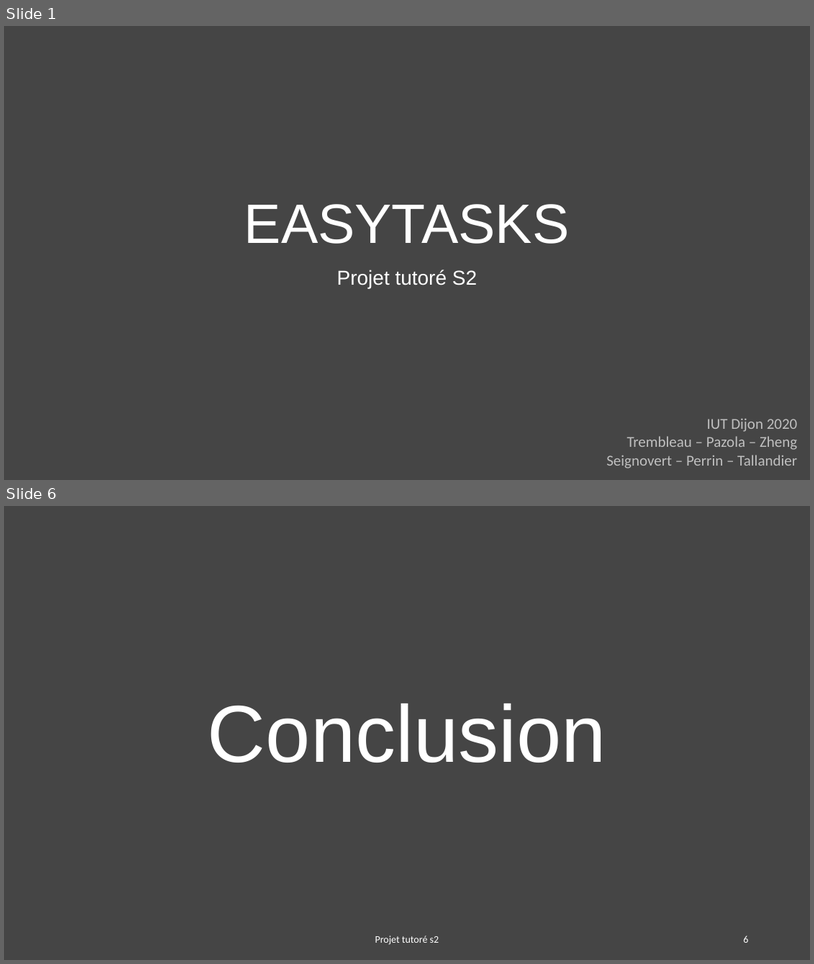
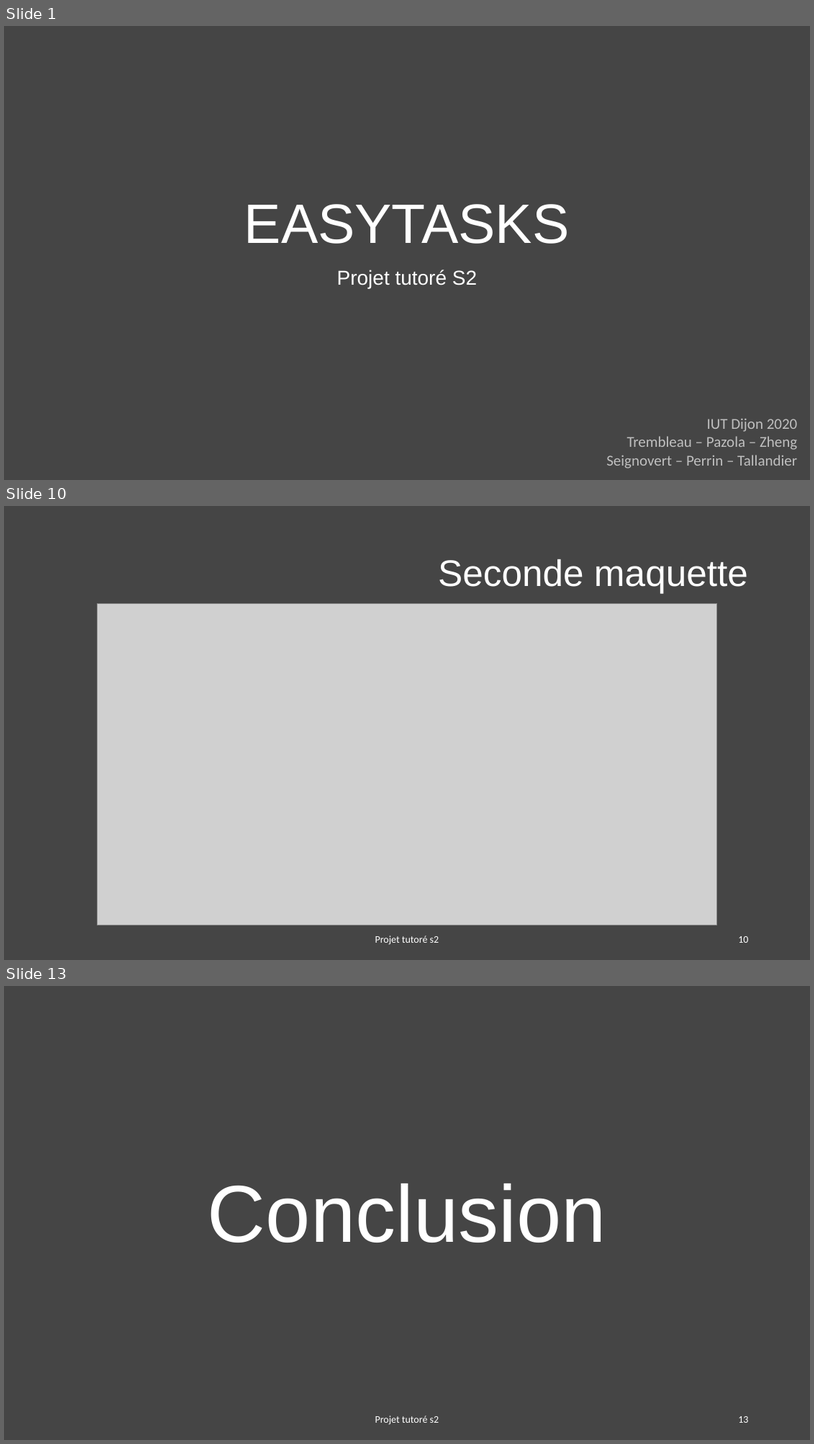
Before and after one commit to Spaicat/IUT-S2-EasyTasks, a slide deck: RDV/RDV1/EASYTASKS.pptx. Shown one above the other, each under a label of ours: slides 1 and 6 before the commit, slides 1, 10 and 13 after it; the slides between them are not shown. The pictures are 814x964 and 814x1444 pixels, drawn with LibreOffice and Linux fonts; fonts in the diff are those of the drawing; grey boxes stand for pictures. Boxes give left, top, right and bottom in pixels: in the first picture for what was removed or moved away, otherwise in the second. Text is boxed around its words. In the diff, an @@ line names an element or a change of style, - is before the commit and + after.

```diff
--- a/RDV/RDV1/EASYTASKS.pptx
+++ b/RDV/RDV1/EASYTASKS.pptx
@@ slide 10 added at (4,506,810,960), background #454545 @@
@@ title added at (438,559,748,593), 44 pt, text #FFFFFF @@
+Seconde maquette
@@ picture added at (97,603,718,924) @@
@@ text added at (376,935,440,944), 12 pt, text #FFFFFF @@
+Projet tutoré s2
@@ page number added at (738,936,748,942), 12 pt, text #FFFFFF @@
+10
@@ what was slide 6 is now slide 13 @@
@@ page number at (738,1416,748,1422): text changed @@
-6
+13
```
Also in this commit, not shown: 4 slides changed, 6 other slides added.
